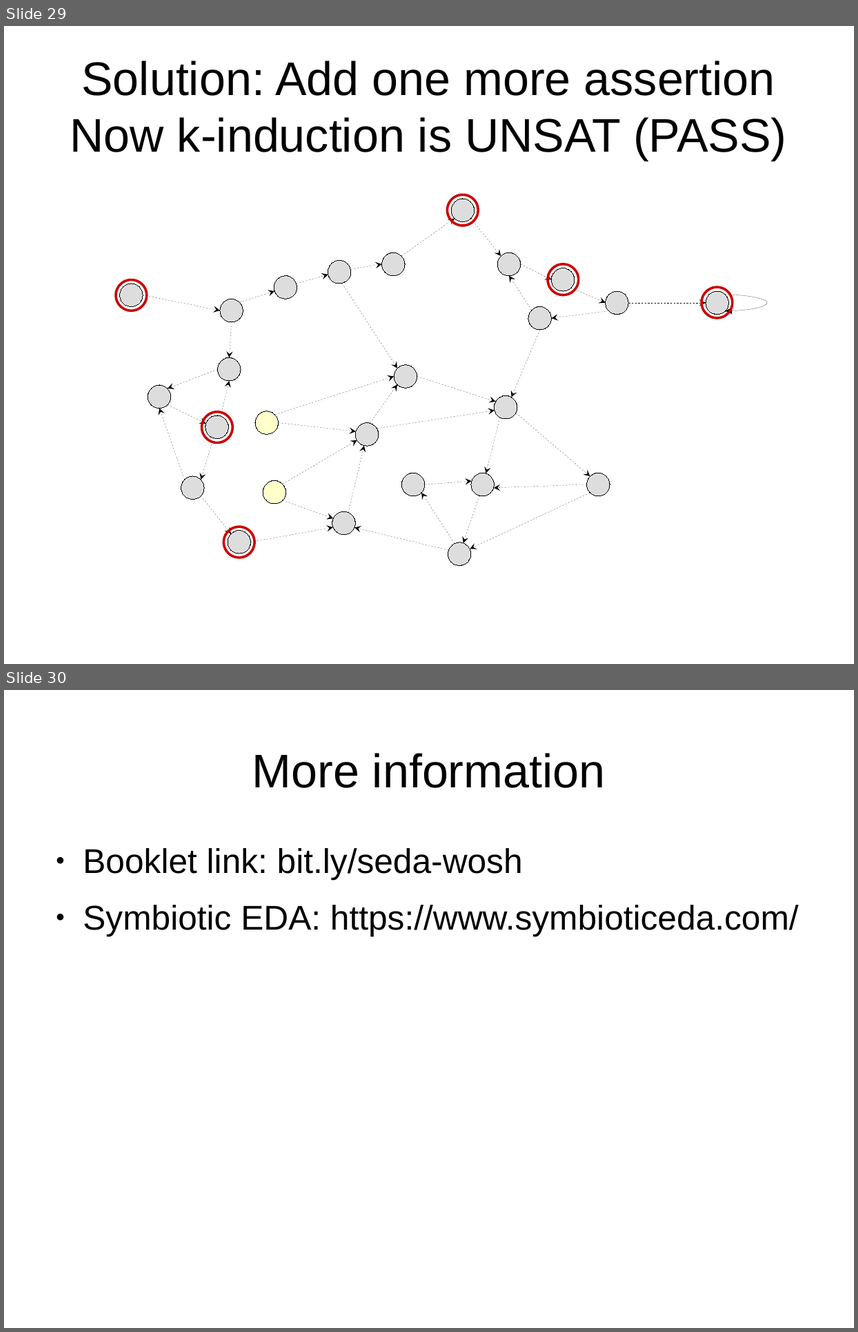
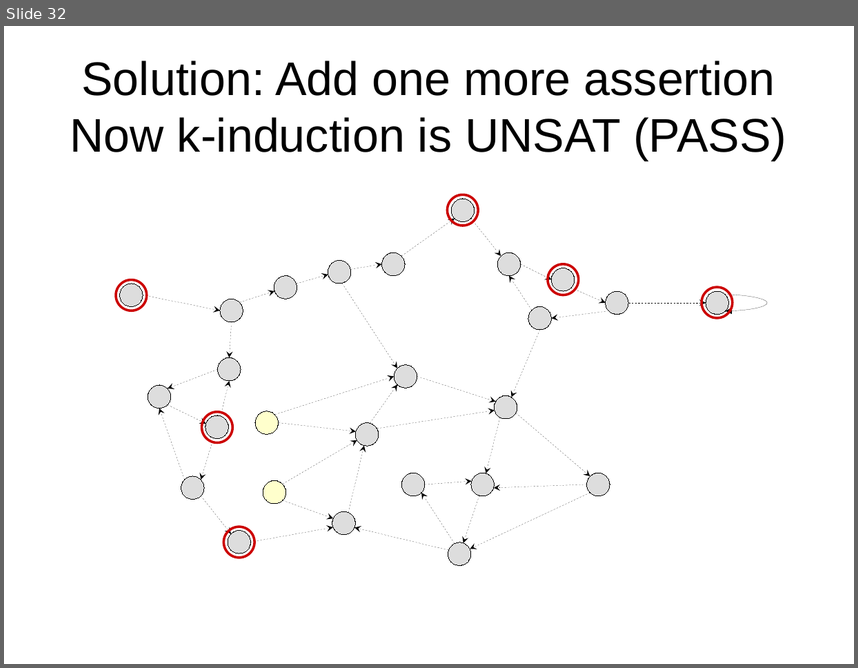
Before and after one commit to daveshah1/formal-fpl, a slide deck: wosh-presentation.odp. Shown one above the other, each under a label of ours: slides 29 and 30 before the commit, slide 32 after it. The pictures are 858x1332 and 858x668 pixels, drawn with LibreOffice and Linux fonts; fonts in the diff are those of the drawing. Boxes give left, top, right and bottom in pixels: in the first picture for what was removed or moved away, otherwise in the second. Text is boxed around its words. In the diff, an @@ line names an element or a change of style, - is before the commit and + after.

```diff
--- a/wosh-presentation.odp
+++ b/wosh-presentation.odp
@@ slide 30 removed at (4, 690, 854, 1328), background #FFFFFF @@
@@ title removed at (252, 753, 606, 788) @@
-More information
@@ text removed at (83, 848, 799, 936) @@
-● Booklet link: bit.ly/seda-wosh
-● Symbiotic EDA: https://www.symbioticeda.com/
@@ what was slide 29 is now slide 32 @@
```
Also in this commit, not shown: 10 slides changed, 12 slides added, 4 other slides removed, 1 other file.
